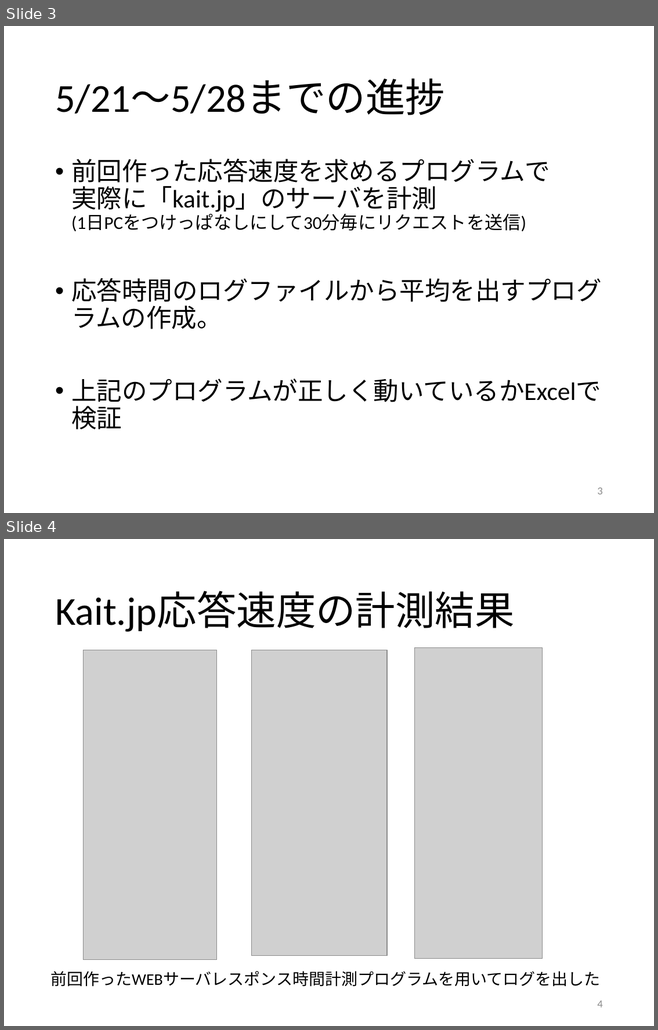
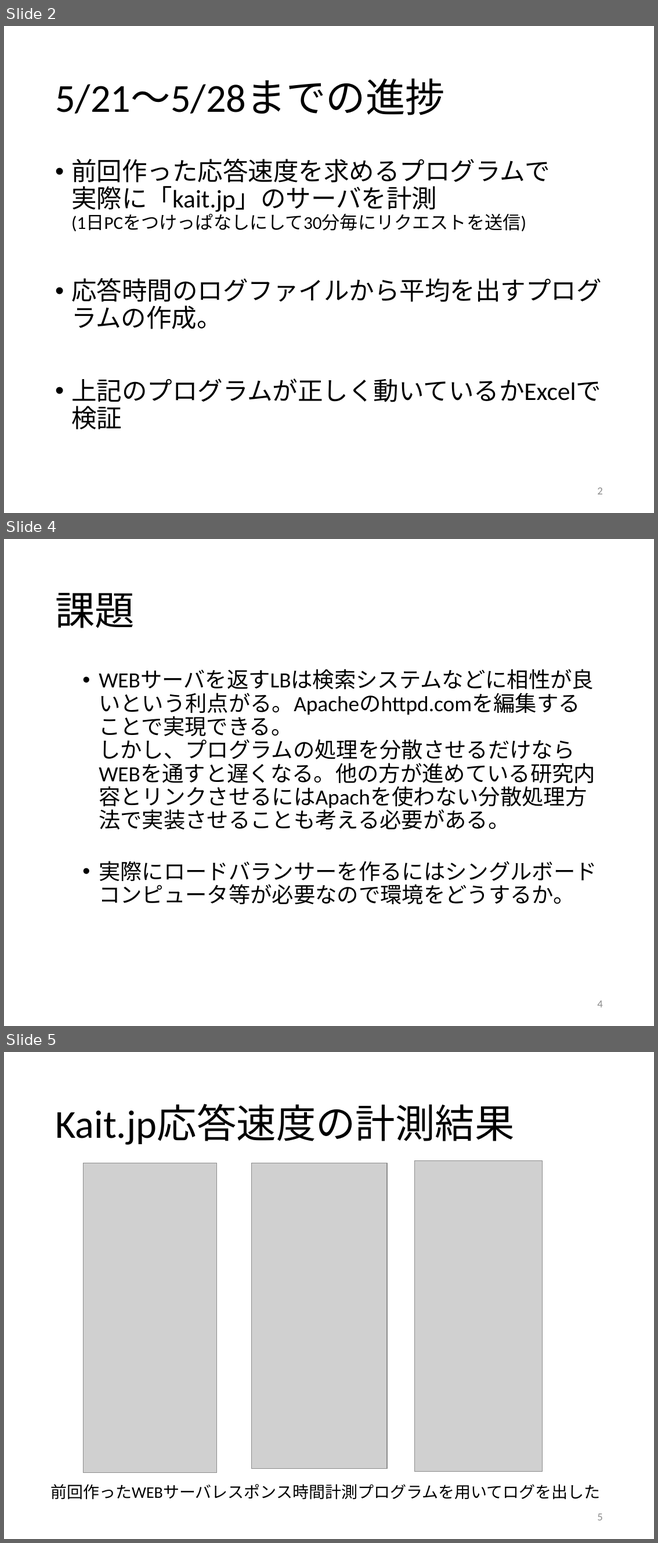
Before and after one commit to kait-takanolab/1821086_matsuo_thesis, a slide deck: 1821086_matsuo_sotsuken_0528.pptx. Shown one above the other, each under a label of ours: slides 3 and 4 before the commit, slides 2, 4 and 5 after it; the slides between them are not shown. The pictures are 658x1030 and 658x1543 pixels, drawn with LibreOffice and Linux fonts; fonts in the diff are those of the drawing; grey boxes stand for pictures. Boxes give left, top, right and bottom in pixels: in the first picture for what was removed or moved away, otherwise in the second. Text is boxed around its words. In the diff, an @@ line names an element or a change of style, - is before the commit and + after.

```diff
--- a/1821086_matsuo_sotsuken_0528.pptx
+++ b/1821086_matsuo_sotsuken_0528.pptx
@@ slide 4 added at (4, 539, 654, 1026), background #FFFFFF @@
@@ title added at (55, 593, 134, 628), 44 pt, text #000000 @@
+課題
@@ text added at (99, 693, 597, 904), 24 pt, text #000000 @@
+  • WEBサーバを返すLBは検索システムなどに相性が良いという利点がる。Apacheのhttpd.comを編集することで実現できる。
+    しかし、プログラムの処理を分散させるだけならWEBを通すと遅くなる。他の方が進めている研究内容とリンクさせるにはApachを使わない分散処理方法で実装させることも考える必要がある。
+  • 実際にロードバランサーを作るにはシングルボードコンピュータ等が必要なので環境をどうするか。
@@ page number added at (597, 1001, 602, 1008), 12 pt, text #8C8C8C @@
+4
@@ what was slide 3 is now slide 2 @@
@@ page number at (597, 488, 602, 495): text changed @@
-3
+2
@@ what was slide 4 is now slide 5 @@
@@ page number at (597, 1514, 602, 1521): text changed @@
-4
+5
```
Also in this commit, not shown: 1 slide changed, 20 other files.
